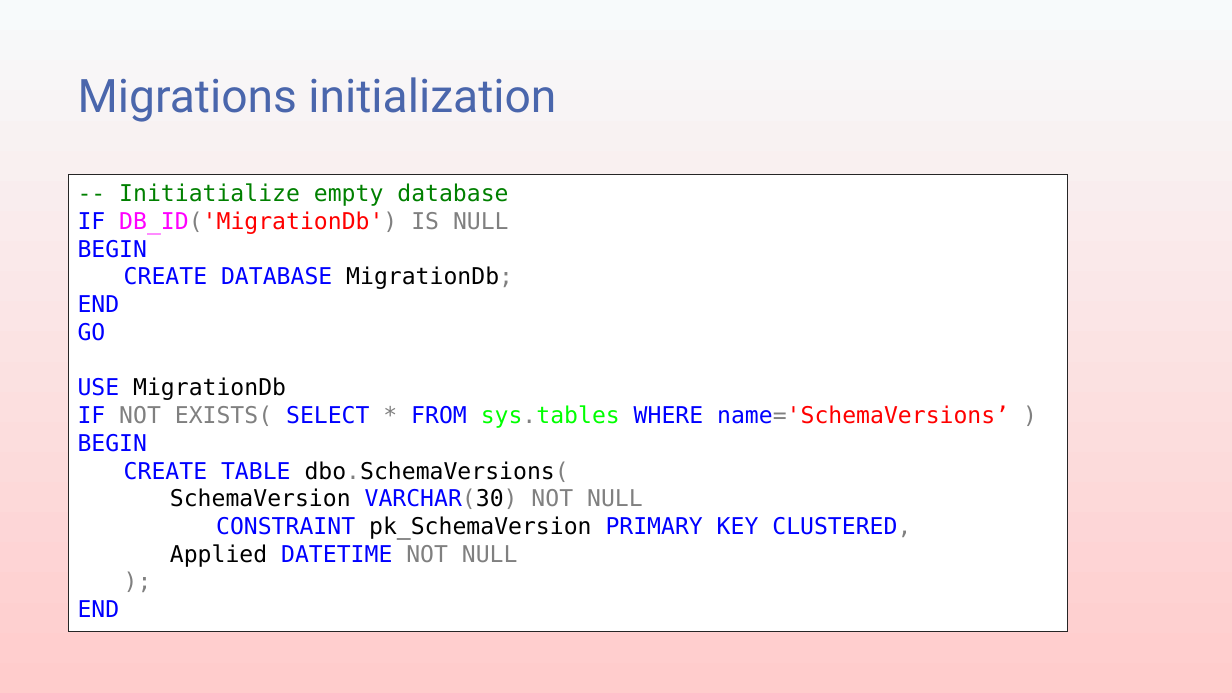
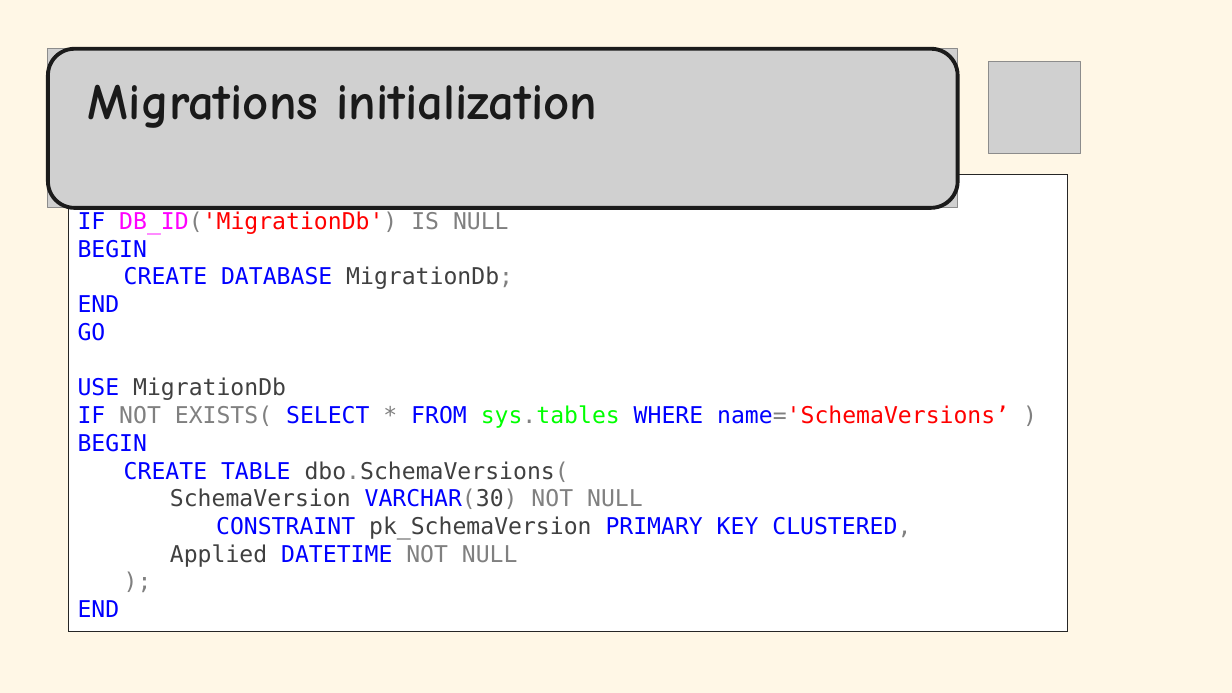
Before and after one commit to transmokopter/Presentations, a slide deck: slide 6 of an-introduction-to-sql-server-database-projects/an-introduction-to-sql-server-database-projects.pptx (slide 8 before the commit). Drawn at 1232x693 pixels with LibreOffice and Linux fonts; fonts in the diff are those of the drawing; grey boxes stand for pictures; background and template pictures are left out. Boxes give left, top, right and bottom in pixels: in the first picture for what was removed or moved away, otherwise in the second. Text is boxed around its words. In the diff, an @@ line names an element or a change of style, - is before the commit and + after.

```diff
--- a/an-introduction-to-sql-server-database-projects/an-introduction-to-sql-server-database-projects.pptx
+++ b/an-introduction-to-sql-server-database-projects/an-introduction-to-sql-server-database-projects.pptx
@@ background gradient #F7FAFB to #FFCCCC to #FFF7E6 @@
@@ picture added at (x1=48, y1=49, x2=958, y2=208) @@
@@ rounded rectangle added at (x1=48, y1=49, x2=958, y2=208), outline #1B1B1B 3 pt @@
@@ title "Migrations initialization" moved from (x1=78, y1=77, x2=556, y2=122) to (x1=88, y1=84, x2=597, y2=128) @@
@@ title "Migrations initialization" at (x1=88, y1=84, x2=597, y2=128): size 36 to 39.6 pt, font Roboto to Comic Neue, text colour #4A66AC to #1A1A1A, bold on @@
@@ picture added at (x1=989, y1=62, x2=1081, y2=154) @@
@@ text in rectangle at (x1=78, y1=266, x2=911, y2=567): text colour #000000 to #404040 in "MigrationDb;", "MigrationDb", "dbo.SchemaVersions(", "SchemaVersion VARCHAR(30)" and 2 more places @@
```
Also in this commit, not shown: 19 other slides changed, 1 slide added, 4 slides removed, 4 other files.
